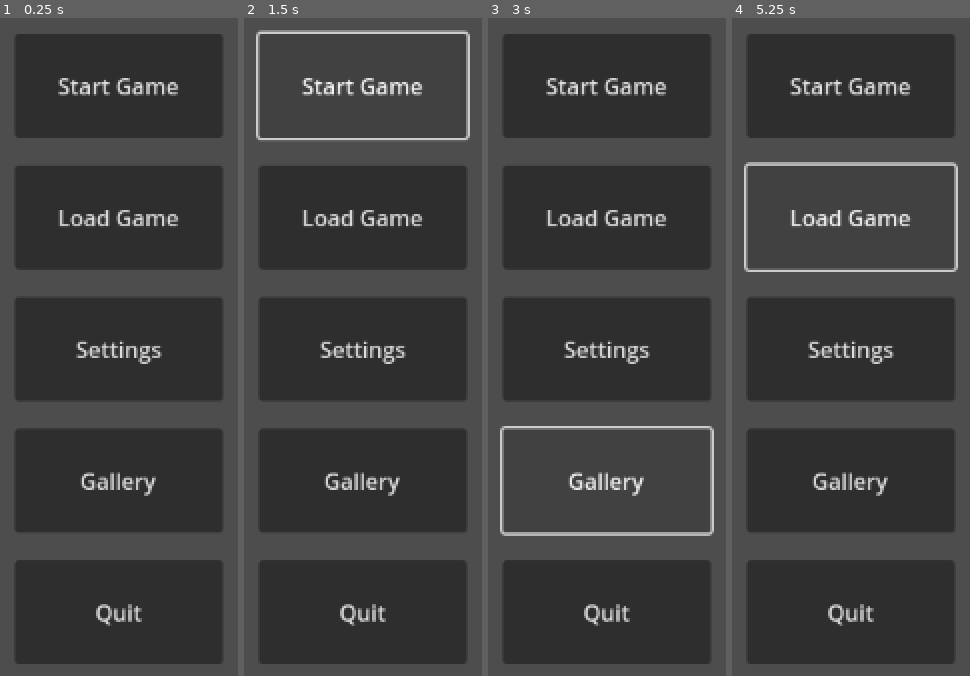
Above: before the commit, frames 1-4 (left to right).
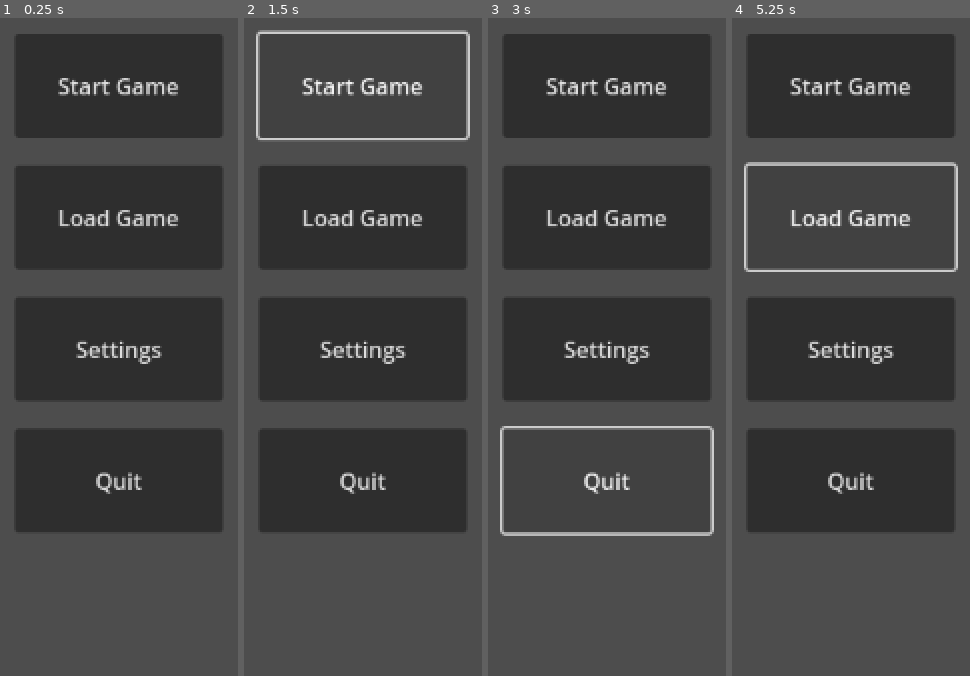
Above: after the commit, the same moments.

Repository: GuanxunChen/Godot_2PlayerGame
Game: Godot game, scene res://main_menu.tscn
Two runs of this game, one before a commit and one after it. Both use one fixed random seed, a clock stepped at 60 frames per second and the inputs below. Before the commit the project has no main scene; this scene is started directly in both runs.
Inputs (mouse positions are in pixels of both pictures, inside the frame that each line leads up to):
- Up to frame 1 (0.25 s): no input
- Up to frame 2 (1.5 s): click (363, 478) at 0.5 s, where only the run before the commit has a clickable "Gallery"; click "Start Game" at 1.25 s
- Up to frame 3 (3 s): click "Start Game" at 2 s; click (607, 478) at 2.75 s, where only the run before the commit has a clickable "Gallery"
- Up to frame 4 (5.25 s): click "Start Game" at 3.5 s; click (851, 478) at 4.25 s, where only the run before the commit has a clickable "Gallery"; click "Load Game" at 5 s

The runs differ from the first frame. In frame 1, 14% of the frame differs, in the area x 6-94%, y 68-99%; in frame 2, 14%; in frame 3, 14%; in frame 4, 14%.

Commit message:
temporary resources
temporary resources for filling

Diff:
--- a/main_menu.tscn
+++ b/main_menu.tscn
@@ -1,7 +1,4 @@
-[gd_scene load_steps=3 format=3 uid="uid://bdfbu3bryjqwa"]
-
-[ext_resource type="Script" path="res://main_menu.gd" id="1_8af3b"]
-[ext_resource type="Texture2D" uid="uid://tkty6q04uwjy" path="res://images/background/waterfall.png" id="2_yhk17"]
+[gd_scene format=3 uid="uid://bdfbu3bryjqwa"]
 
 [node name="Main Menu" type="Control"]
 layout_mode = 3
@@ -10,13 +7,11 @@
 anchor_bottom = 1.0
 grow_horizontal = 2
 grow_vertical = 2
-script = ExtResource("1_8af3b")
 
 [node name="Background" type="TextureRect" parent="."]
 layout_mode = 0
 offset_right = 1153.0
 offset_bottom = 654.0
-texture = ExtResource("2_yhk17")
 
 [node name="Button Menu" type="VBoxContainer" parent="."]
 layout_mode = 1
@@ -43,11 +38,6 @@
 layout_mode = 2
 text = "Settings"
 
-[node name="Gallery" type="Button" parent="Button Menu"]
-custom_minimum_size = Vector2(150, 75)
-layout_mode = 2
-text = "Gallery"
-
 [node name="Quit" type="Button" parent="Button Menu"]
 custom_minimum_size = Vector2(150, 75)
 layout_mode = 2
--- a/project.godot
+++ b/project.godot
@@ -11,5 +11,6 @@
 [application]
 
 config/name="Godot 2 Player Game"
+run/main_scene="res://main_menu.tscn"
 config/features=PackedStringArray("4.2", "Forward Plus")
 config/icon="res://icon.svg"
Binary file added: art/temp,testing/backgrounds/White_background.jpg
Not shown, added: art/temp,testing/backgrounds/White_background.jpg.import
Binary file added: art/temp,testing/backgrounds/black_windows.jpg
Not shown, added: art/temp,testing/backgrounds/black_windows.jpg.import
Binary file added: art/temp,testing/characters/blue_npcCharacter.jpg
Not shown, added: art/temp,testing/characters/blue_npcCharacter.jpg.import
Binary file added: art/temp,testing/characters/purple_enemyNPC.jpg
Not shown, added: art/temp,testing/characters/purple_enemyNPC.jpg.import
Binary file added: art/temp,testing/characters/red_MainCharacter.jpg
Not shown, added: art/temp,testing/characters/red_MainCharacter.jpg.import
Binary file added: art/temp,testing/characters/yellow_monsters.jpg
Not shown, added: art/temp,testing/characters/yellow_monsters.jpg.import
(and 2 more such lines)
